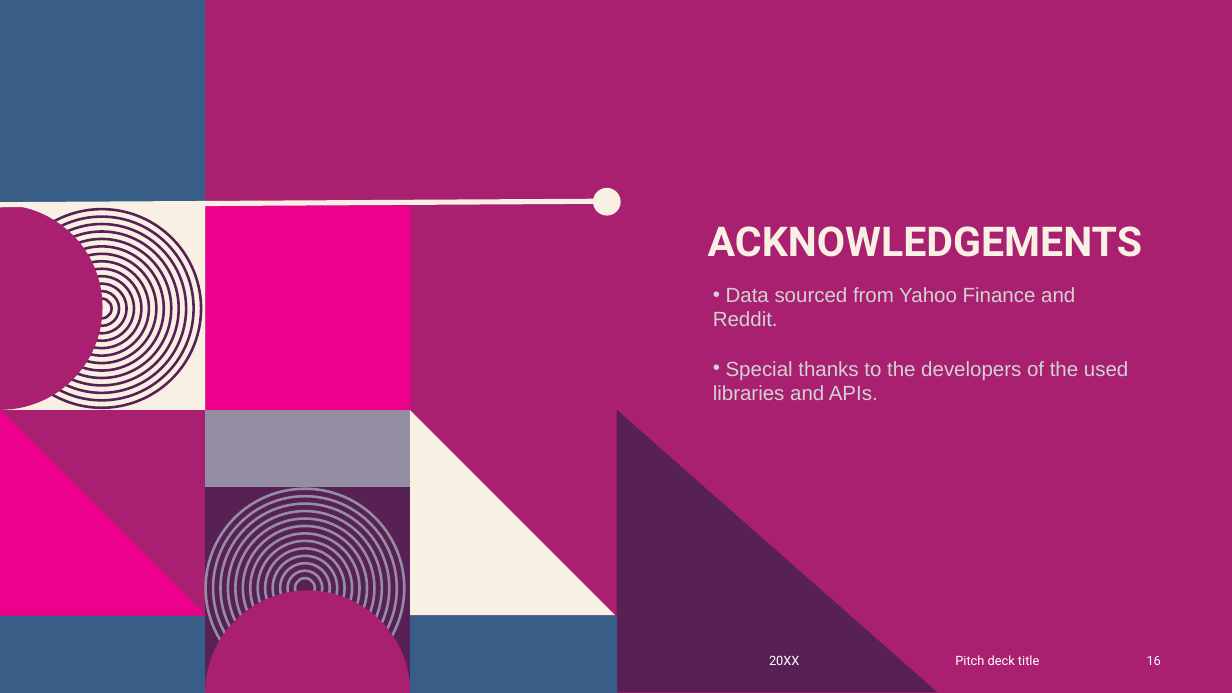
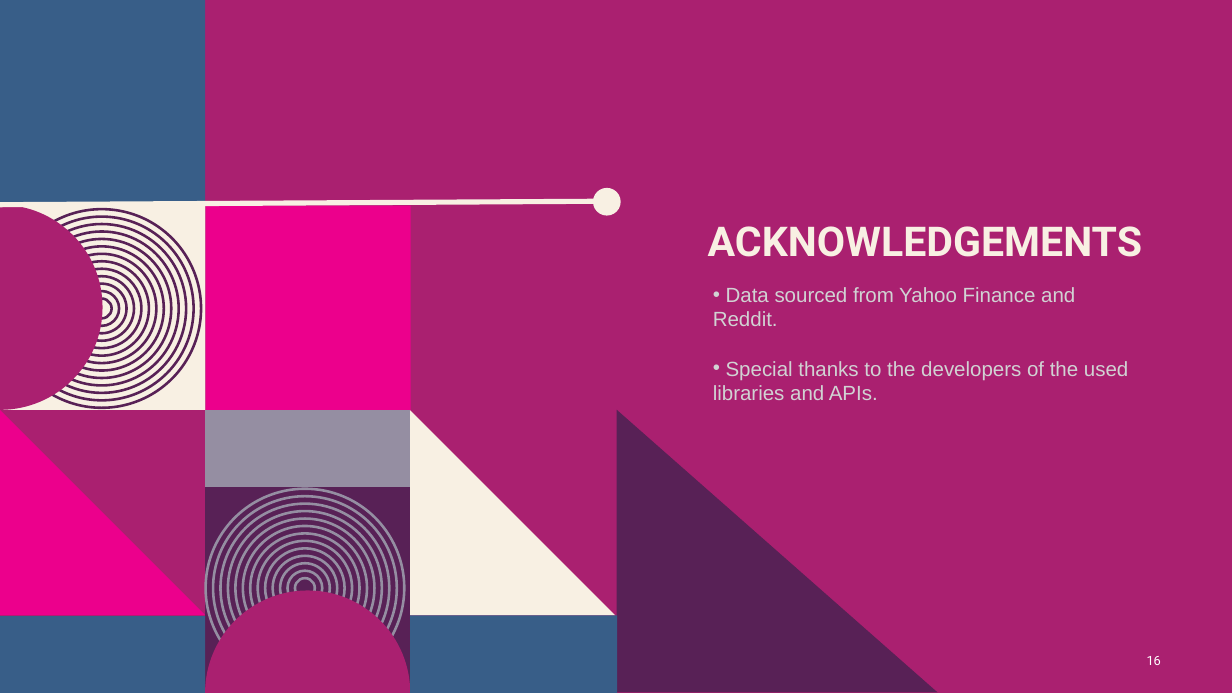
Before and after one commit to AprilHolmes7825/Project_1, a slide deck: slide 16 of Reddit Yahoo Finance Presentation.pptx. Drawn at 1232x693 pixels with LibreOffice and Linux fonts; fonts in the diff are those of the drawing; background and template pictures are left out. Boxes give left, top, right and bottom in pixels: in the first picture for what was removed or moved away, otherwise in the second. Text is boxed around its words. In the diff, an @@ line names an element or a change of style, - is before the commit and + after.

Commit message:
updated.

```diff
--- a/Reddit Yahoo Finance Presentation.pptx
+++ b/Reddit Yahoo Finance Presentation.pptx
@@ text removed at [769,655,799,665] @@
-20XX
@@ text removed at [955,655,1039,665] @@
-Pitch deck title
```
Also in this commit, not shown: 10 other slides changed.
